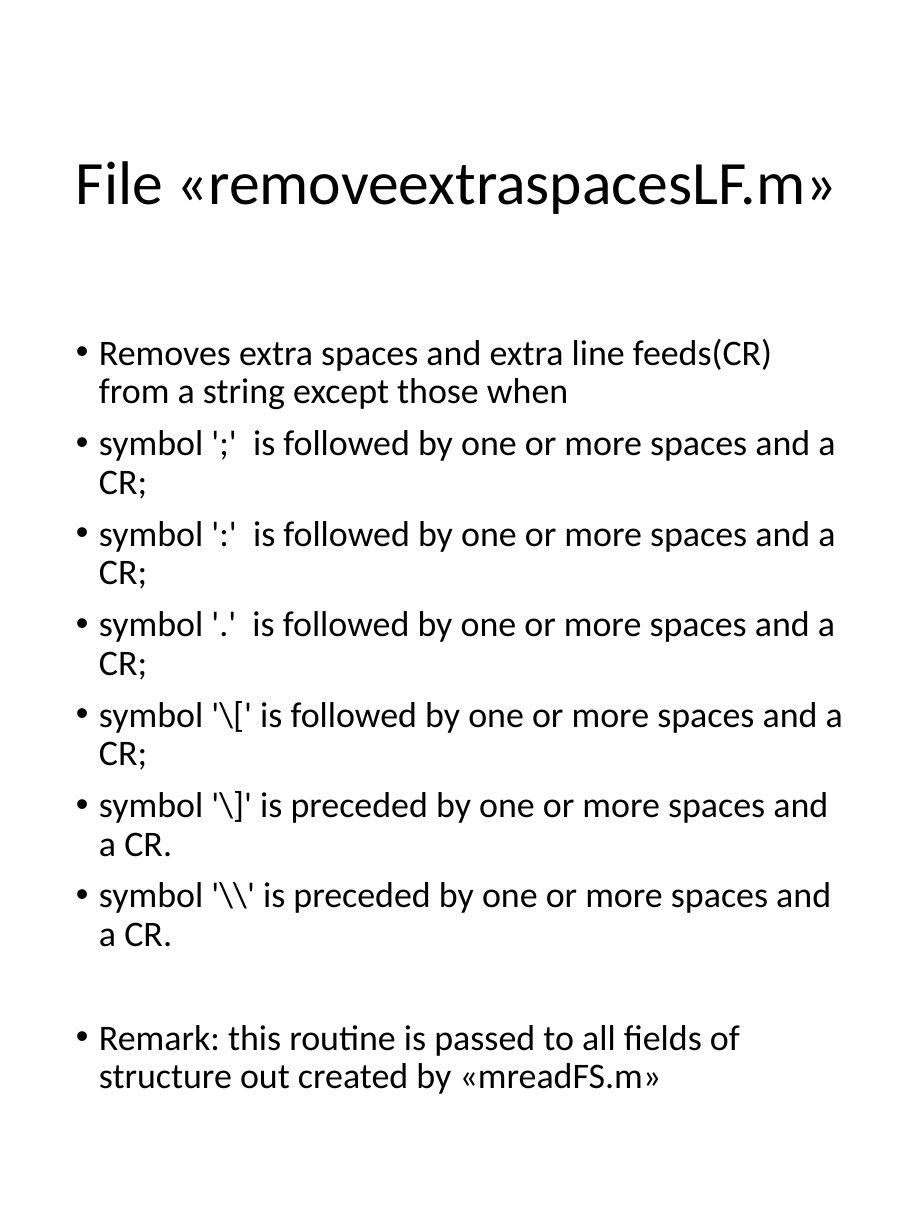
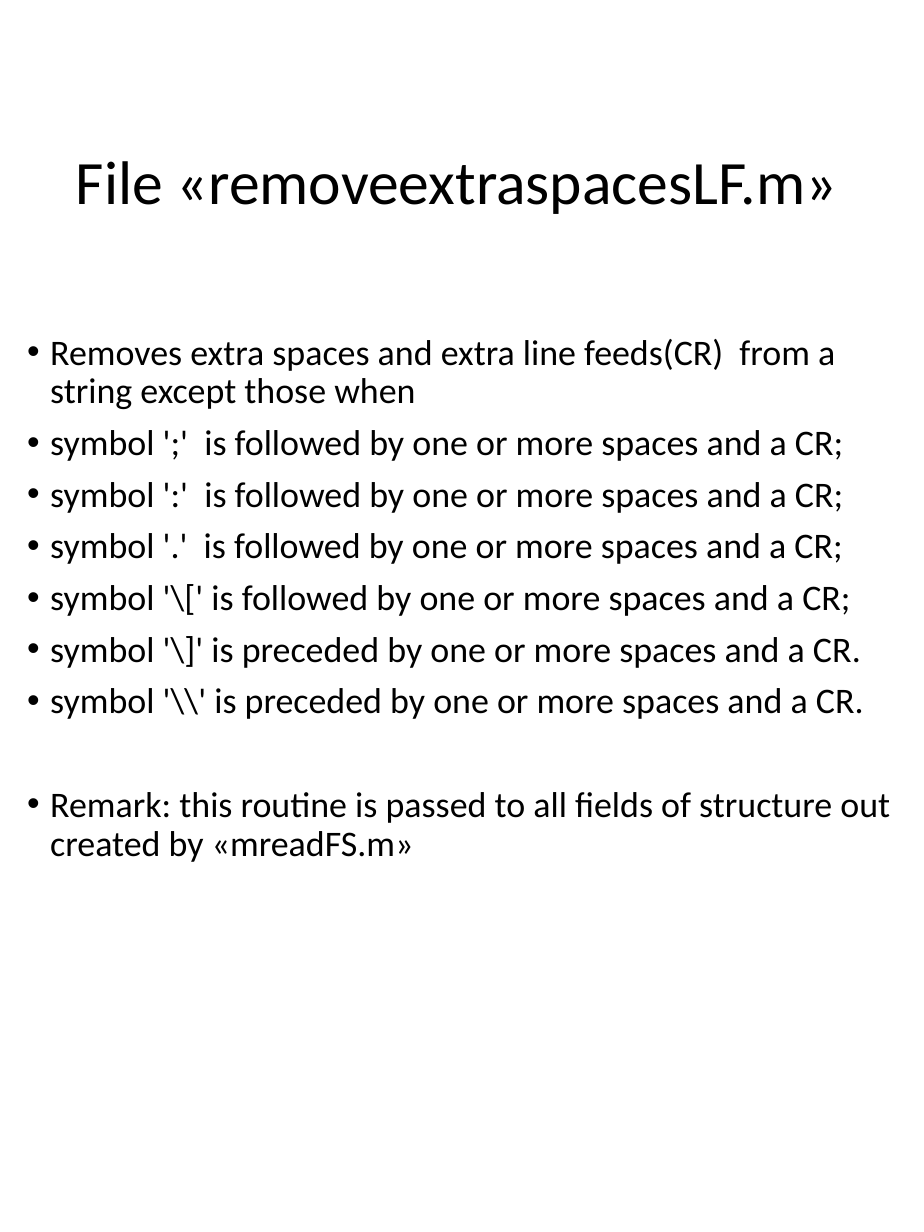
Before and after one commit to kvcorb/FSDA, a slide deck: slide 13 of utilities_help/FlowChart.pptx. Drawn at 924x1232 pixels with LibreOffice and Linux fonts; fonts in the diff are those of the drawing. Boxes give left, top, right and bottom in pixels: in the first picture for what was removed or moved away, otherwise in the second. Text is boxed around its words. In the diff, an @@ line names an element or a change of style, - is before the commit and + after.

```diff
--- a/utilities_help/FlowChart.pptx
+++ b/utilities_help/FlowChart.pptx
@@ text "Removes extra spaces and extra ..." rewrapped from [99, 339, 843, 1094] to [50, 339, 890, 862] @@
```
Also in this commit, not shown: 5 other slides changed.
